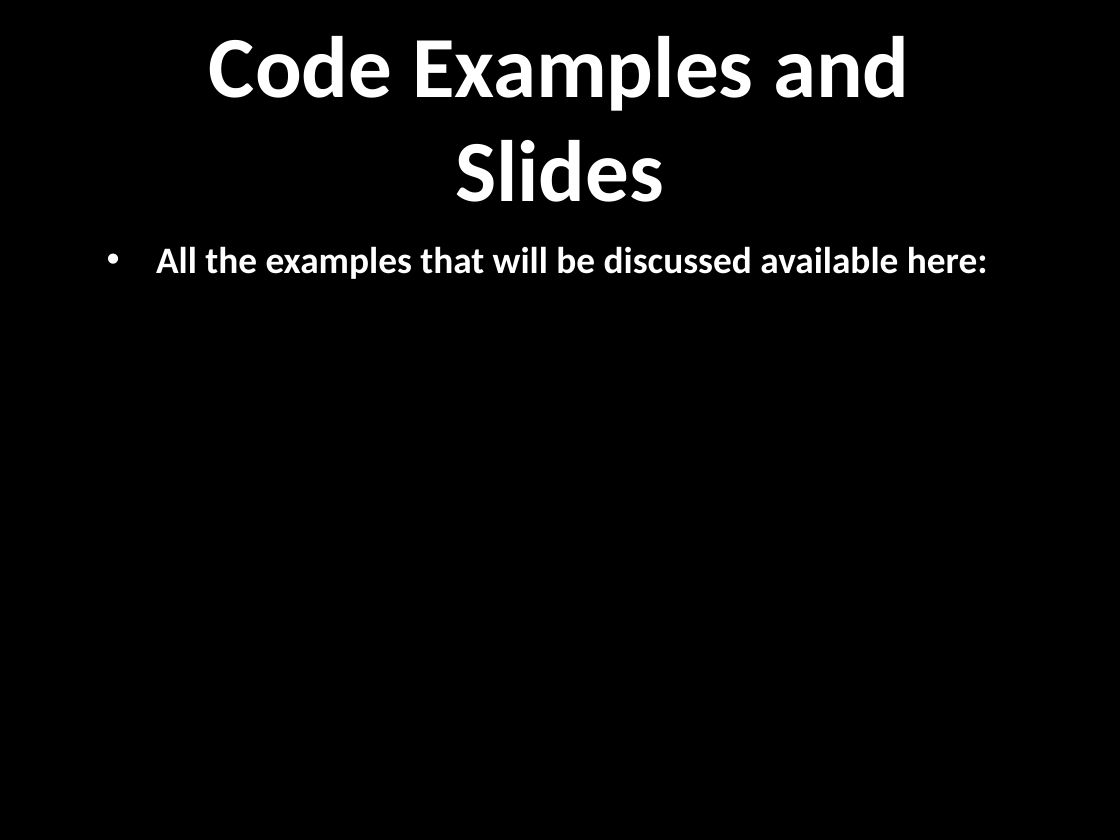
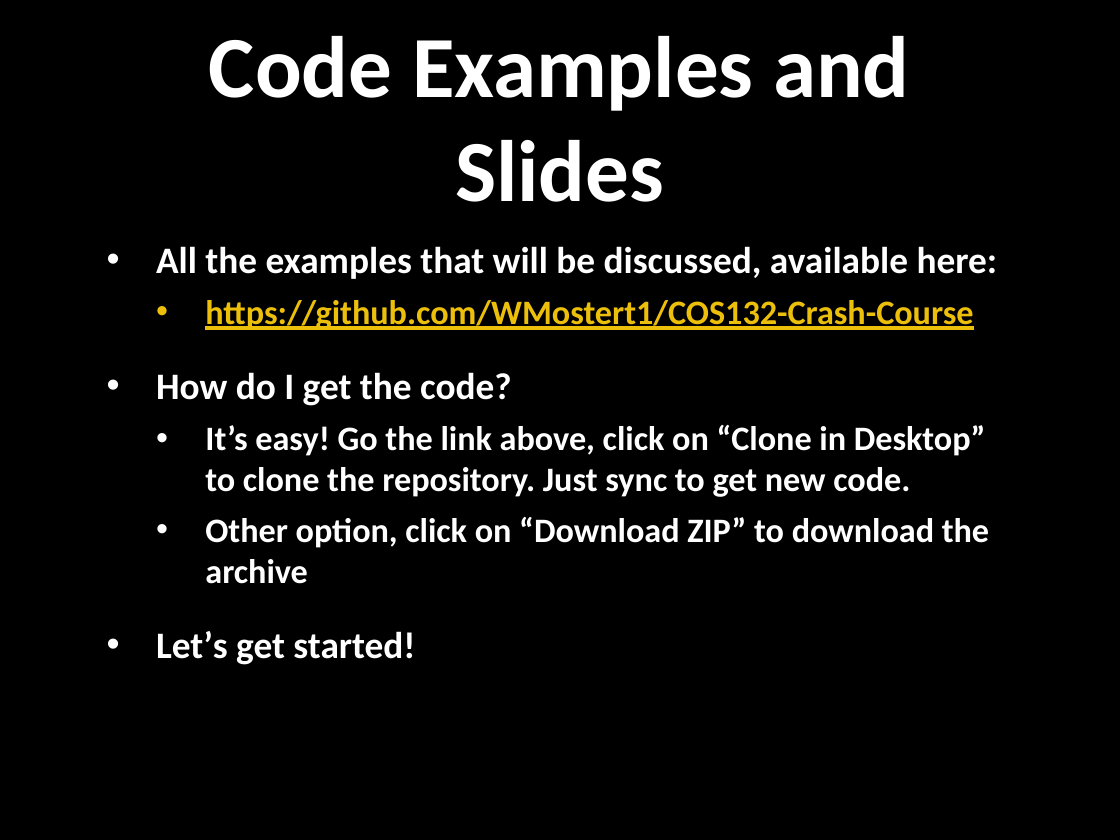
Before and after one commit to WMostert1/COS132-Crash-Course, a slide deck: slide 2 of Crash Course Slides.pptx. Drawn at 1120x840 pixels with LibreOffice and Linux fonts; fonts in the diff are those of the drawing; background and template pictures are left out. Boxes give left, top, right and bottom in pixels: in the first picture for what was removed or moved away, otherwise in the second. Text is boxed around its words. In the diff, an @@ line names an element or a change of style, - is before the commit and + after.

```diff
--- a/Crash Course Slides.pptx
+++ b/Crash Course Slides.pptx
@@ text at (x1=156, y1=246, x2=998, y2=665): text changed; size 24 to 22 pt @@
-• All the examples that will be discussed available here:
+• All the examples that will be discussed, available here:
+  • https://github.com/WMostert1/COS132-Crash-Course
+• How do I get the code?
+  • It’s easy! Go the link above, click on “Clone in Desktop” to clone the repository. Just sync to get new code.
+  • Other option, click on “Download ZIP” to download the archive
+• Let’s get started!
```
Also in this commit, not shown: 31 slides added, 19 other files.
